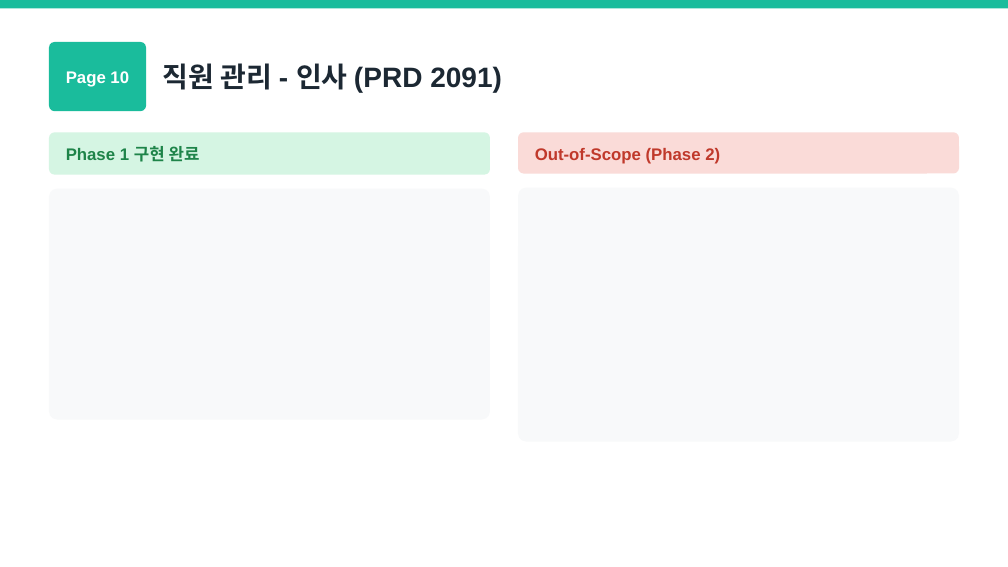
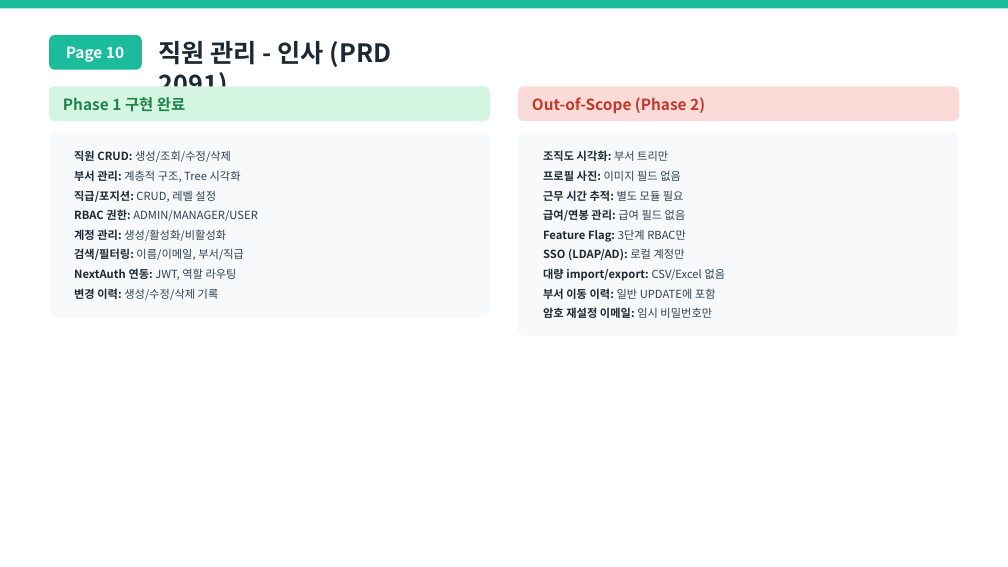
Before and after one commit to MoonjaeChoi/sunjin-erp, a slide deck: slide 12 of workspace/ppt/선진인포텍_ERP_Out-of-Scope_정리.pptx. Drawn at 1008x567 pixels with LibreOffice and Linux fonts; fonts in the diff are those of the drawing. Boxes give left, top, right and bottom in pixels: in the first picture for what was removed or moved away, otherwise in the second. Text is boxed around its words. In the diff, an @@ line names an element or a change of style, - is before the commit and + after.

```diff
--- a/workspace/ppt/선진인포텍_ERP_Out-of-Scope_정리.pptx
+++ b/workspace/ppt/선진인포텍_ERP_Out-of-Scope_정리.pptx
@@ rounded rectangle resized from (x1=49, y1=42, x2=146, y2=112) to (x1=49, y1=35, x2=142, y2=70) @@
@@ text "Page 10" moved from (x1=66, y1=71, x2=129, y2=87) to (x1=66, y1=46, x2=124, y2=62) @@
@@ text "Page 10" at (x1=66, y1=46, x2=124, y2=62): size 12 to 11 pt, font Arial to Noto Sans CJK KR; less space between paragraphs @@
@@ text "직원 관리 - 인사 (PRD ..." moved from (x1=163, y1=63, x2=502, y2=93) to (x1=159, y1=41, x2=391, y2=99) @@
@@ text "직원 관리 - 인사 (PRD ..." at (x1=159, y1=41, x2=391, y2=99): size 20 to 18 pt, font Arial to Noto Sans CJK KR @@
@@ rounded rectangle resized from (x1=49, y1=132, x2=491, y2=174) to (x1=49, y1=87, x2=491, y2=121) @@
@@ rounded rectangle resized from (x1=518, y1=132, x2=960, y2=173) to (x1=518, y1=87, x2=960, y2=121) @@
@@ text "Phase 1 구현 완료" moved from (x1=66, y1=146, x2=200, y2=162) to (x1=63, y1=97, x2=185, y2=112) @@
@@ text "Phase 1 구현 완료" at (x1=63, y1=97, x2=185, y2=112): size 12 to 11 pt, font Arial to Noto Sans CJK KR @@
@@ text "Out-of-Scope (Phase 2)" at (x1=532, y1=97, x2=705, y2=114): size 12 to 11 pt, font Arial to Noto Sans CJK KR @@
@@ text "Out-of-Scope (Phase 2)" moved from (x1=535, y1=148, x2=720, y2=164) to (x1=532, y1=97, x2=705, y2=114) @@
@@ rounded rectangle resized from (x1=49, y1=188, x2=491, y2=419) to (x1=49, y1=132, x2=491, y2=317) @@
@@ proportions changed in 5 elements at (x1=49, y1=87, x2=491, y2=121), (x1=49, y1=35, x2=142, y2=70), (x1=49, y1=132, x2=491, y2=317), (x1=518, y1=87, x2=960, y2=121), (x1=518, y1=132, x2=960, y2=337) @@
@@ rounded rectangle resized from (x1=518, y1=187, x2=960, y2=442) to (x1=518, y1=132, x2=960, y2=337) @@
@@ text added at (x1=74, y1=150, x2=258, y2=300), 8 pt, text #2E4053 @@
+• 직원 CRUD: 생성/조회/수정/삭제
+• 부서 관리: 계층적 구조, Tree 시각화
+• 직급/포지션: CRUD, 레벨 설정
+• RBAC 권한: ADMIN/MANAGER/USER
+• 계정 관리: 생성/활성화/비활성화
+• 검색/필터링: 이름/이메일, 부서/직급
+• NextAuth 연동: JWT, 역할 라우팅
+• 변경 이력: 생성/수정/삭제 기록
@@ text added at (x1=543, y1=150, x2=726, y2=318), 8 pt, text #1C2833, bold @@
+• 조직도 시각화: 부서 트리만
+• 프로필 사진: 이미지 필드 없음
+• 근무 시간 추적: 별도 모듈 필요
+• 급여/연봉 관리: 급여 필드 없음
+• Feature Flag: 3단계 RBAC만
+• SSO (LDAP/AD): 로컬 계정만
+• 대량 import/export: CSV/Excel 없음
+• 부서 이동 이력: 일반 UPDATE에 포함
+• 암호 재설정 이메일: 임시 비밀번호만
```
Also in this commit, not shown: 15 other slides changed, 16 other files.
